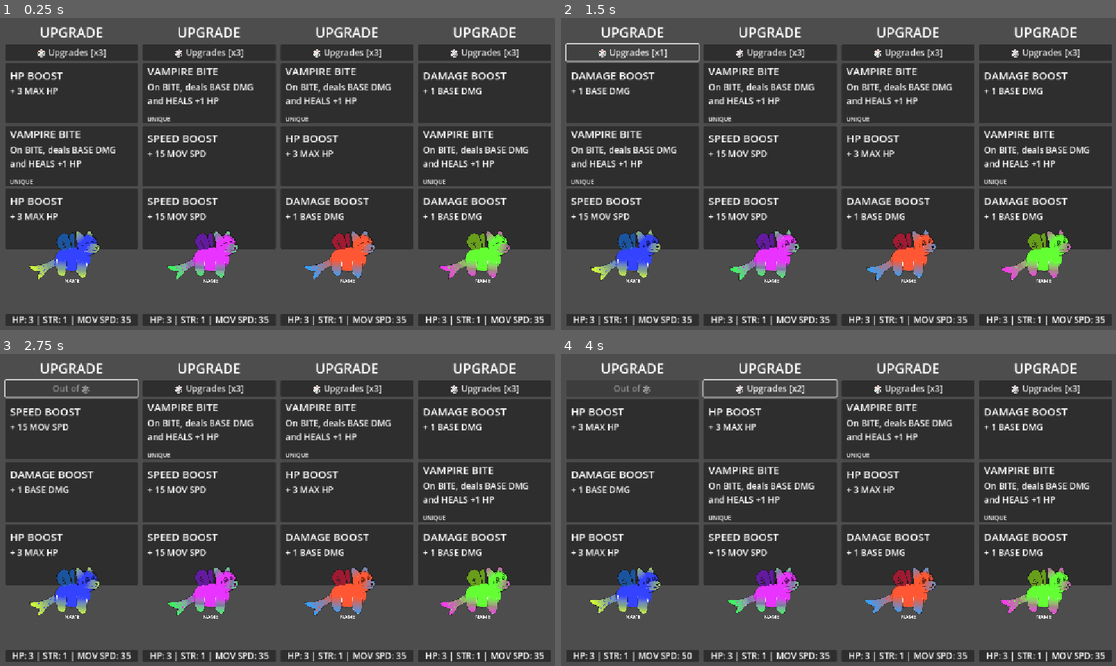
Above: before the commit, frames 1-4 (two rows, left to right).
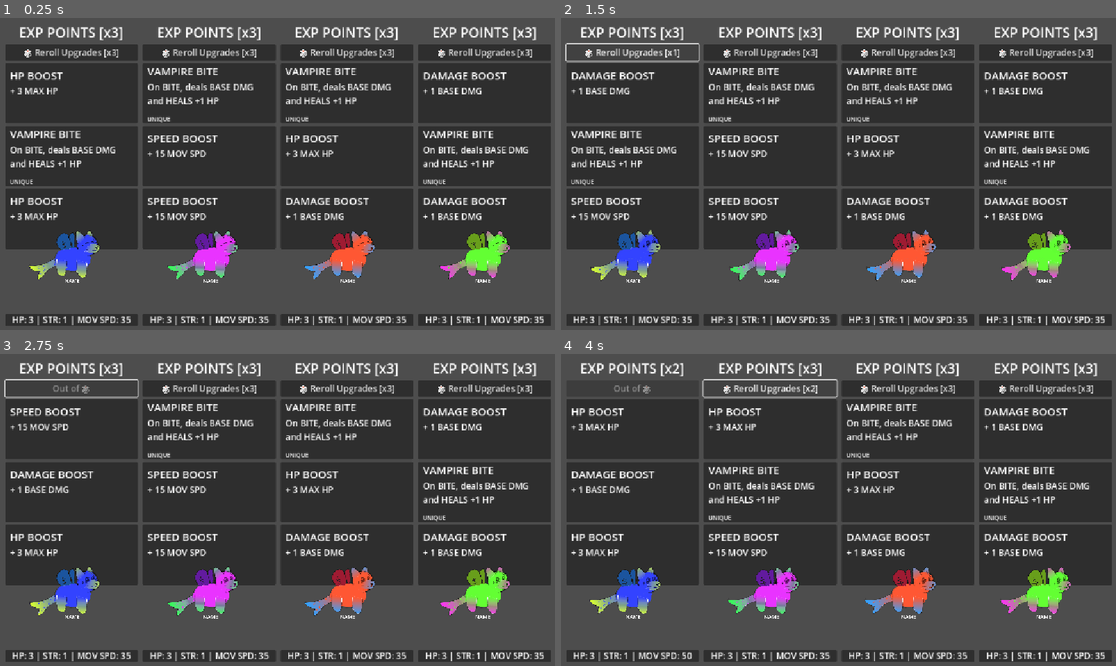
Above: after the commit, the same moments.

Repository: Galitie/tm2
Game: Godot game, scene res://test_scene.tscn
Same seed, same stepped clock (60 frames per second), same inputs: the game is played once before the commit and once after it.
Inputs (mouse positions are in pixels of both pictures, inside the frame that each line leads up to):
- Up to frame 1 (0.25 s): no input
- Up to frame 2 (1.5 s): click (633, 52) at 0.5 s, where only the run before the commit has a clickable "🎲 Upgrades [x3]"; click (633, 52) at 1.25 s, where only the run before the commit has a clickable "🎲 Upgrades [x2]"
- Up to frame 3 (2.75 s): click (72, 388) at 2 s, where only the run before the commit has a clickable "🎲 Upgrades [x1]"
- Up to frame 4 (4 s): click (633, 428) at 2.77 s; click (771, 388) at 3.5 s, where only the run after the commit has a clickable "🎲 Reroll Upgrades [x3]"

The runs differ from the first frame. In frame 1, 2.8% of the frame differs, in the area x 3-97%, y 2-13%; in frame 2, 2.8%; in frame 3, 2.5%; in frame 4, 2.5%.

Commit message:
Upgrade points shared with player

Diff:
--- a/UI/player_upgrade_panel.gd
+++ b/UI/player_upgrade_panel.gd
@@ -7,6 +7,7 @@
 @onready var reroll_button : Button = $VBoxContainer/Reroll
 @onready var stats = $VBoxContainer/Stats/Label
 @onready var upgrade_cards = [$VBoxContainer/UpgradeCard1, $VBoxContainer/UpgradeCard2, $VBoxContainer/UpgradeCard3 ]
+@onready var upgrade_title = $VBoxContainer/UpgradeTitle/Label
 
 
 var player : Player
@@ -39,7 +40,7 @@
 
 func setup_rerolls():
 	if player.rerolls > 0:
-		reroll_button.text = "🎲 Upgrades " + "[x" + str(player.rerolls) + "]"
+		reroll_button.text = "🎲 Reroll Upgrades " + "[x" + str(player.rerolls) + "]"
 		reroll_button.disabled = false
 	else:
 		reroll_button.text = "No 🎲 Available"
--- a/UI/upgrade_menu.gd
+++ b/UI/upgrade_menu.gd
@@ -13,3 +13,4 @@
 	for player_upgrade_panel in player_upgrade_panels:
 		player_upgrade_panel.setup_cards()
 		player_upgrade_panel.setup_rerolls()
+		player_upgrade_panel.upgrade_title.text = "EXP POINTS [x" + str(player_upgrade_panel.player.upgrade_points) + "]"
--- a/main.gd
+++ b/main.gd
@@ -109,6 +109,7 @@
 		card.upgrade_panel.resource_array.erase(chosen_card)
 	var player = card.upgrade_panel.player
 	player.upgrade_points -= 1
+	card.upgrade_panel.upgrade_title.text = "EXP POINTS [x" + str(player.upgrade_points) + "]"
 	if chosen_card.attribute_1 != CardResourceScript.Attributes.NONE:
 		if chosen_card.attribute_1 == CardResourceScript.Attributes.HP:
 			player.monster.max_hp += chosen_card.attribute_amount_1
@@ -136,6 +137,7 @@
 		upgrade_panel.disable_cards()
 		upgrade_panel.reroll_button.text = "Out of 🎲"
 		upgrade_panel.reroll_button.disabled = true
+		upgrade_panel.upgrade_title.text = "DONE UPGRADING"
 	var players_have_no_points = true
 	for p in players:
 		if p.upgrade_points > 0:
@@ -151,7 +153,7 @@
 		player.rerolls -= 1
 		upgrade_panel.setup_cards()
 	if player.rerolls != 0 and player.upgrade_points > 0:
-		upgrade_panel.reroll_button.text = "🎲 Upgrades " + "[x" + str(player.rerolls)+ "]"
+		upgrade_panel.reroll_button.text = "🎲 Reroll Upgrades " + "[x" + str(player.rerolls) + "]"
 	else:
 		upgrade_panel.reroll_button.text = "Out of 🎲"
 		upgrade_panel.reroll_button.disabled = true
